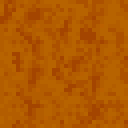
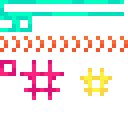
Layers edited between the first and the second 128 x 128 image:
added layer "Rectangle 1 copy" above "Rectangle 1" over [80, 68, 112, 96]
added layer "Rectangle 1" above "Rectangle 2 copy" over [20, 60, 64, 100]
added layer "Rectangle 2 copy" above "decoration_special_neon_pistol" over [0, 0, 128, 76]
hid "gunmetal_colormat_halloween" over [0, 0, 128, 128]
